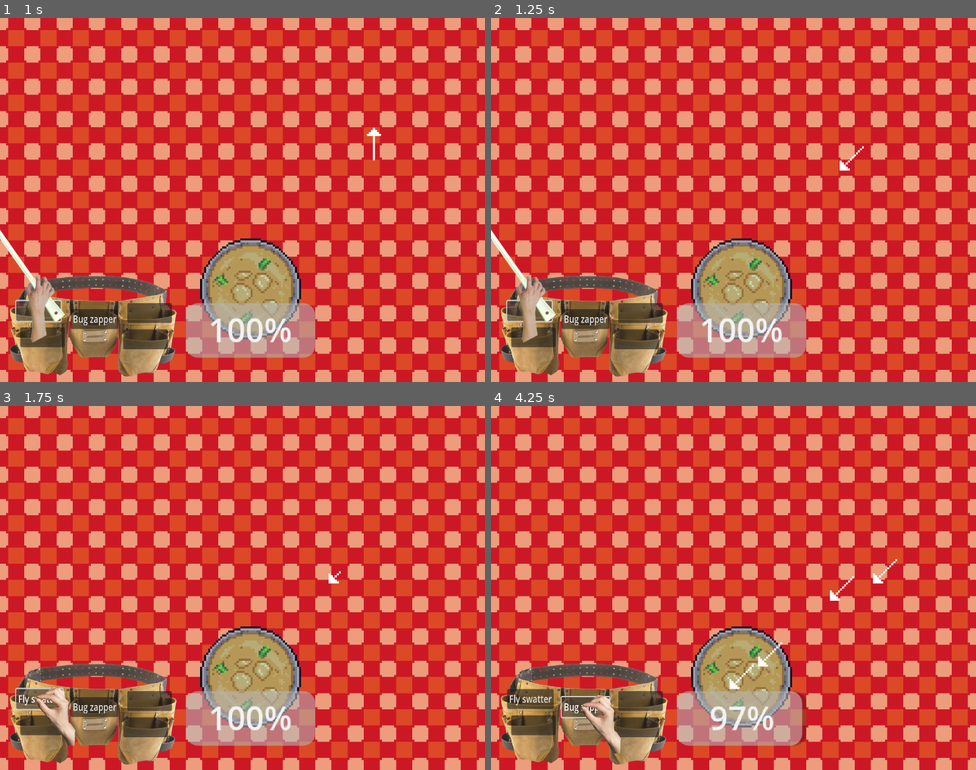
Above: before the commit, frames 1-4 (two rows, left to right).
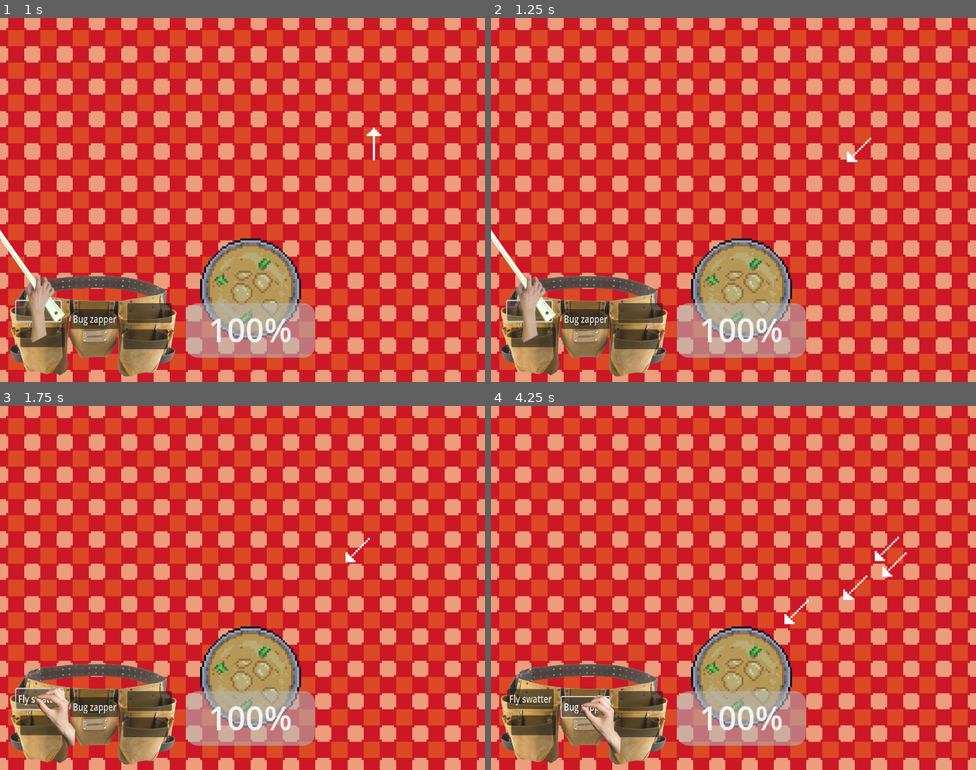
Above: after the commit, the same moments.

Repository: mattismoel/rage-room
Game: Godot game, scene res://scenes/game.tscn
Two runs of this game, one before a commit and one after it. Both use one fixed random seed, a clock stepped at 60 frames per second and the inputs below.
Inputs (mouse positions are in pixels of both pictures, inside the frame that each line leads up to):
- Up to frame 1 (1 s): click "Fly swatter" at 0.5 s
- Up to frame 2 (1.25 s): no input
- Up to frame 3 (1.75 s): click (38, 700) at 1.25 s
- Up to frame 4 (4.25 s): click (534, 726) at 2 s; click "Bug zapper" at 2.75 s; click (583, 708) at 3.5 s

Frame 1 is identical in both runs. In frame 2, 0.1% of the frame differs, in the area x 71-79%, y 32-42%; in frame 3, 0.1%; in frame 4, 1.3%, in the area x 43-86%, y 35-94%.

Commit message:
update ant movement logic

Diff:
--- a/scenes/insects/ant/ant.gd
+++ b/scenes/insects/ant/ant.gd
@@ -1,12 +1,88 @@
 extends Insect
 
-@export var _speed: float = 25.0
+## The base walk speed of the ant.
+@export var _base_speed: float = 16
+
+## The max amount of variance in speed.
+@export var _speed_variance: float = 8.0
+
+@export_group("Vector2 System")
+## The max distance from the straight line to the target, that the ant deviates.
+@export var _wiggle_width: float = 24.0
+
+## The target segment length between waypoints.
+@export var _segment_length: float = 64.0
+
+## The amount of time to wait between waypoints.
+@export var _waypoint_wait_duration: float = 0.75
+
+## The max amount of variance to wait between waypoints.
+@export var _waypoint_wait_duration_variance: float = 0.5
 
 func target(t: Target) -> void:
 	super(t)
 
 	var tween := create_tween()
-	var distance := global_position.distance_to(t.global_position)
-	var duration := distance / _speed
+	var segment_count := _calculate_segment_count(global_position, t.global_position, _segment_length)
 
-	tween.tween_property(self, "global_position", t.global_position, duration)
+	var waypoints := _generate_waypoints(global_position, t.global_position, segment_count, _wiggle_width)
+	var speed := _calculate_randomized_speed(_base_speed, _speed_variance)
+
+	var prev_pos := global_position
+	for wp_pos in waypoints:
+		var wait_duration := _calculate_random_wait_duration(_waypoint_wait_duration, _waypoint_wait_duration_variance)
+		prev_pos = _add_waypoint_tween_step(tween, prev_pos, wp_pos, wait_duration, speed)
+
+
+## Returns a randomized speed given a variance.
+func _calculate_randomized_speed(speed: float, variance: float) -> float:
+	return speed + randf_range(-variance * 0.5, variance * 0.5)
+
+## Generates the waypoint locations between "start" and "end" given the segment
+## count. The waypoint randomness is based on the wiggle_width, that determines
+## by how many pixels the ant's path can deviate from the base path.
+func _generate_waypoints(start_pos: Vector2, end_pos: Vector2, segment_count: int, wiggle_width: float) -> Array[Vector2]:
+	var prev_pos := start_pos
+
+	var distance := prev_pos.distance_to(end_pos)
+	var direction := start_pos.direction_to(end_pos)
+	var perpendicular := Vector2(-direction.y, direction.x)
+	var segment_size := distance / segment_count
+
+	var waypoints: Array[Vector2] = []
+
+	for i in range(segment_count):
+		var next_pos: Vector2
+
+		if i >= segment_count - 1:
+			next_pos = end_pos
+		else:
+			next_pos = prev_pos + (direction * segment_size)
+			next_pos += perpendicular * (randf_range(-1.0, 1.0) * wiggle_width)
+
+		waypoints.append(next_pos)
+		prev_pos = next_pos
+
+	return waypoints
+
+## Adds a step for moving from the "from_pos" to the "to_pos" to the input
+## tween, as well as adding a wait interval to the end, pausing the sequence
+## until next step is run.
+func _add_waypoint_tween_step(tween: Tween, from_pos: Vector2, to_pos: Vector2, wait_duration: float, speed: float) -> Vector2:
+	var distance := from_pos.distance_to(to_pos)
+	var duration := distance / speed
+	tween.tween_property(self, "global_position", to_pos, duration)
+	tween.tween_interval(wait_duration)
+	return to_pos
+
+## Calculates a random duration given the base wait duration and a maximum
+## variance.
+func _calculate_random_wait_duration(wait_duration: float, variance: float) -> float:
+	return wait_duration + randf_range(-variance * 0.5, variance * 0.5)
+
+## Calculates the amount of segments that should be used between "from_pos" and
+## "to_pos", given the base segment length.
+func _calculate_segment_count(from_pos: Vector2, to_pos: Vector2, segment_length: float) -> int:
+	var distance_to_target := from_pos.distance_to(to_pos)
+	var segment_count := int(floor(distance_to_target / segment_length))
+	return segment_count
--- a/scenes/insects/ant/ant.tscn
+++ b/scenes/insects/ant/ant.tscn
@@ -6,7 +6,7 @@
 [ext_resource type="Script" uid="uid://8tvugixginf6" path="res://scripts/directional_sprite.gd" id="4_ta8b7"]
 
 [sub_resource type="CircleShape2D" id="CircleShape2D_cwltk"]
-radius = 512.0
+radius = 256.0
 
 [sub_resource type="CircleShape2D" id="CircleShape2D_c26io"]
 
@@ -71,138 +71,138 @@
 
 [sub_resource type="Animation" id="Animation_1taww"]
 resource_name = "e"
-length = 0.2
-loop_mode = 1
-tracks/0/type = "value"
-tracks/0/imported = false
-tracks/0/enabled = true
-tracks/0/path = NodePath("DirectionalSprite:frame")
-tracks/0/interp = 1
-tracks/0/loop_wrap = true
-tracks/0/keys = {
-"times": PackedFloat32Array(0, 0.1),
-"transitions": PackedFloat32Array(1, 1),
-"update": 1,
-"values": [4, 5]
+length = 0.1
+loop_mode = 1
+tracks/0/type = "value"
+tracks/0/imported = false
+tracks/0/enabled = true
+tracks/0/path = NodePath("DirectionalSprite:frame")
+tracks/0/interp = 1
+tracks/0/loop_wrap = true
+tracks/0/keys = {
+"times": PackedFloat32Array(0),
+"transitions": PackedFloat32Array(1),
+"update": 1,
+"values": [4]
 }
 
 [sub_resource type="Animation" id="Animation_wh1m6"]
 resource_name = "n"
-length = 0.2
-loop_mode = 1
-tracks/0/type = "value"
-tracks/0/imported = false
-tracks/0/enabled = true
-tracks/0/path = NodePath("DirectionalSprite:frame")
-tracks/0/interp = 1
-tracks/0/loop_wrap = true
-tracks/0/keys = {
-"times": PackedFloat32Array(0, 0.1),
-"transitions": PackedFloat32Array(1, 1),
-"update": 1,
-"values": [0, 1]
+length = 0.1
+loop_mode = 1
+tracks/0/type = "value"
+tracks/0/imported = false
+tracks/0/enabled = true
+tracks/0/path = NodePath("DirectionalSprite:frame")
+tracks/0/interp = 1
+tracks/0/loop_wrap = true
+tracks/0/keys = {
+"times": PackedFloat32Array(0),
+"transitions": PackedFloat32Array(1),
+"update": 1,
+"values": [0]
 }
 
 [sub_resource type="Animation" id="Animation_x4q1v"]
 resource_name = "ne"
-length = 0.2
-loop_mode = 1
-tracks/0/type = "value"
-tracks/0/imported = false
-tracks/0/enabled = true
-tracks/0/path = NodePath("DirectionalSprite:frame")
-tracks/0/interp = 1
-tracks/0/loop_wrap = true
-tracks/0/keys = {
-"times": PackedFloat32Array(0, 0.1),
-"transitions": PackedFloat32Array(1, 1),
-"update": 1,
-"values": [2, 3]
+length = 0.1
+loop_mode = 1
+tracks/0/type = "value"
+tracks/0/imported = false
+tracks/0/enabled = true
+tracks/0/path = NodePath("DirectionalSprite:frame")
+tracks/0/interp = 1
+tracks/0/loop_wrap = true
+tracks/0/keys = {
+"times": PackedFloat32Array(0),
+"transitions": PackedFloat32Array(1),
+"update": 1,
+"values": [2]
 }
 
 [sub_resource type="Animation" id="Animation_7x857"]
 resource_name = "nw"
-length = 0.2
-loop_mode = 1
-tracks/0/type = "value"
-tracks/0/imported = false
-tracks/0/enabled = true
-tracks/0/path = NodePath("DirectionalSprite:frame")
-tracks/0/interp = 1
-tracks/0/loop_wrap = true
-tracks/0/keys = {
-"times": PackedFloat32Array(0, 0.1),
-"transitions": PackedFloat32Array(1, 1),
-"update": 1,
-"values": [14, 15]
+length = 0.1
+loop_mode = 1
+tracks/0/type = "value"
+tracks/0/imported = false
+tracks/0/enabled = true
+tracks/0/path = NodePath("DirectionalSprite:frame")
+tracks/0/interp = 1
+tracks/0/loop_wrap = true
+tracks/0/keys = {
+"times": PackedFloat32Array(0),
+"transitions": PackedFloat32Array(1),
+"update": 1,
+"values": [14]
 }
 
 [sub_resource type="Animation" id="Animation_bhar3"]
 resource_name = "s"
-length = 0.2
-loop_mode = 1
-tracks/0/type = "value"
-tracks/0/imported = false
-tracks/0/enabled = true
-tracks/0/path = NodePath("DirectionalSprite:frame")
-tracks/0/interp = 1
-tracks/0/loop_wrap = true
-tracks/0/keys = {
-"times": PackedFloat32Array(0, 0.1),
-"transitions": PackedFloat32Array(1, 1),
-"update": 1,
-"values": [8, 9]
+length = 0.1
+loop_mode = 1
+tracks/0/type = "value"
+tracks/0/imported = false
+tracks/0/enabled = true
+tracks/0/path = NodePath("DirectionalSprite:frame")
+tracks/0/interp = 1
+tracks/0/loop_wrap = true
+tracks/0/keys = {
+"times": PackedFloat32Array(0),
+"transitions": PackedFloat32Array(1),
+"update": 1,
+"values": [8]
 }
 
 [sub_resource type="Animation" id="Animation_ta8b7"]
 resource_name = "se"
-length = 0.2
-loop_mode = 1
-tracks/0/type = "value"
-tracks/0/imported = false
-tracks/0/enabled = true
-tracks/0/path = NodePath("DirectionalSprite:frame")
-tracks/0/interp = 1
-tracks/0/loop_wrap = true
-tracks/0/keys = {
-"times": PackedFloat32Array(0, 0.1),
-"transitions": PackedFloat32Array(1, 1),
-"update": 1,
-"values": [6, 7]
+length = 0.1
+loop_mode = 1
+tracks/0/type = "value"
+tracks/0/imported = false
+tracks/0/enabled = true
+tracks/0/path = NodePath("DirectionalSprite:frame")
+tracks/0/interp = 1
+tracks/0/loop_wrap = true
+tracks/0/keys = {
+"times": PackedFloat32Array(0),
+"transitions": PackedFloat32Array(1),
+"update": 1,
+"values": [6]
 }
 
 [sub_resource type="Animation" id="Animation_s618b"]
 resource_name = "sw"
-length = 0.2
-loop_mode = 1
-tracks/0/type = "value"
-tracks/0/imported = false
-tracks/0/enabled = true
-tracks/0/path = NodePath("DirectionalSprite:frame")
-tracks/0/interp = 1
-tracks/0/loop_wrap = true
-tracks/0/keys = {
-"times": PackedFloat32Array(0, 0.1),
-"transitions": PackedFloat32Array(1, 1),
-"update": 1,
-"values": [10, 11]
+length = 0.1
+loop_mode = 1
+tracks/0/type = "value"
+tracks/0/imported = false
+tracks/0/enabled = true
+tracks/0/path = NodePath("DirectionalSprite:frame")
+tracks/0/interp = 1
+tracks/0/loop_wrap = true
+tracks/0/keys = {
+"times": PackedFloat32Array(0),
+"transitions": PackedFloat32Array(1),
+"update": 1,
+"values": [10]
 }
 
 [sub_resource type="Animation" id="Animation_xjbm2"]
 resource_name = "w"
-length = 0.2
-loop_mode = 1
-tracks/0/type = "value"
-tracks/0/imported = false
-tracks/0/enabled = true
-tracks/0/path = NodePath("DirectionalSprite:frame")
-tracks/0/interp = 1
-tracks/0/loop_wrap = true
-tracks/0/keys = {
-"times": PackedFloat32Array(0, 0.1),
-"transitions": PackedFloat32Array(1, 1),
-"update": 1,
-"values": [12, 13]
+length = 0.1
+loop_mode = 1
+tracks/0/type = "value"
+tracks/0/imported = false
+tracks/0/enabled = true
+tracks/0/path = NodePath("DirectionalSprite:frame")
+tracks/0/interp = 1
+tracks/0/loop_wrap = true
+tracks/0/keys = {
+"times": PackedFloat32Array(0),
+"transitions": PackedFloat32Array(1),
+"update": 1,
+"values": [12]
 }
 
 [sub_resource type="AnimationLibrary" id="AnimationLibrary_1taww"]
@@ -220,7 +220,7 @@
 
 [node name="Ant" type="Node2D" node_paths=PackedStringArray("_target_zone")]
 script = ExtResource("1_jvi1b")
-_speed = 40.0
+_speed_variance = 0.0
 _target_zone = NodePath("TargetZone")
 
 [node name="TargetZone" type="Area2D" parent="."]
